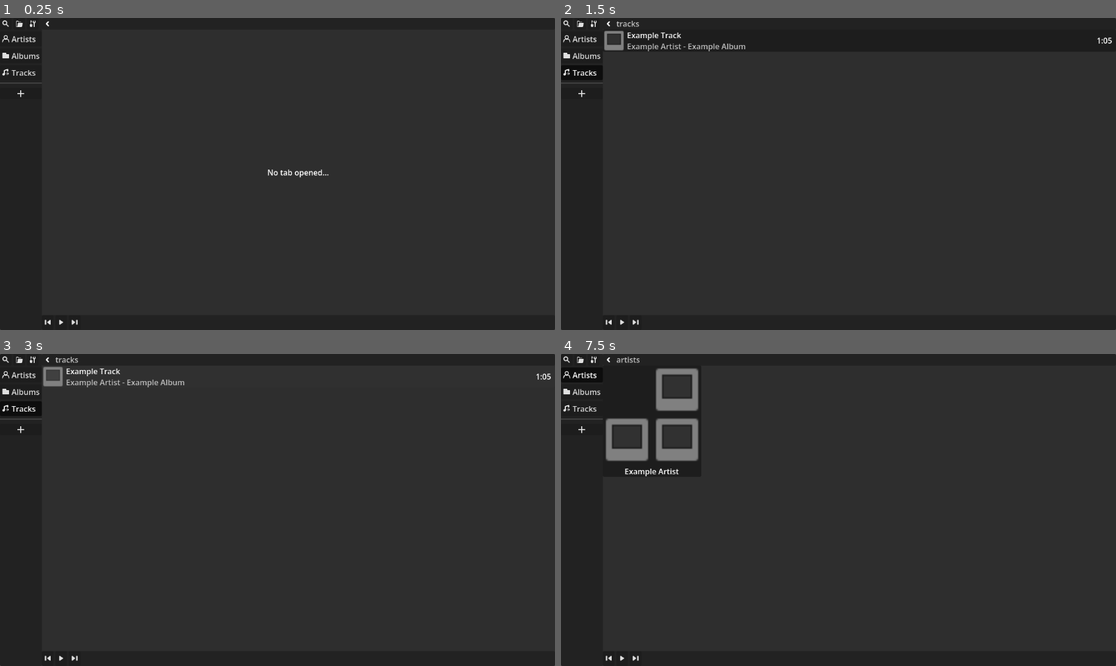
Above: before the commit, frames 1-4 (two rows, left to right).
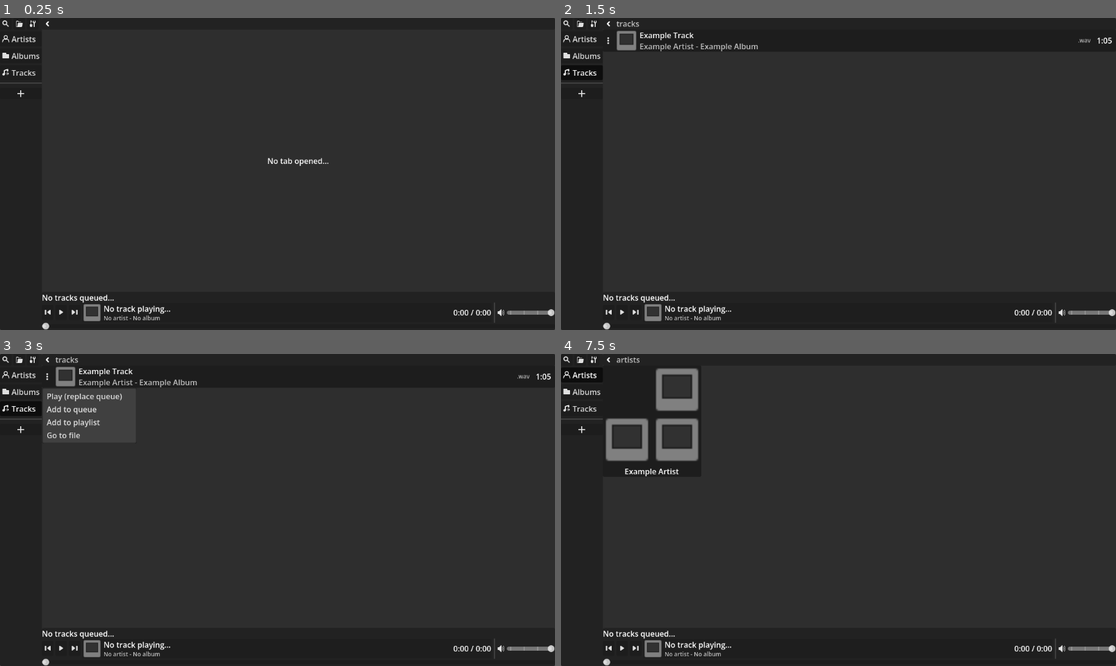
Above: after the commit, the same moments.

Repository: phosxd/Usable-Music-Player
Game: Godot game, scene res://Scenes/Main/main.tscn
The game is run twice, just before and just after one commit, with the same random seed, the same clock (stepped at 60 frames per second) and the same inputs.
Inputs (mouse positions are in pixels of both pictures, inside the frame that each line leads up to; where the layout moved, square brackets give the same spot in the first picture):
- Up to frame 1 (0.25 s): no input
- Up to frame 2 (1.5 s): click (594, 24) at 0.5 s; click "Tracks" at 1.25 s
- Up to frame 3 (3 s): click (299, 375) at 2 s; click (49, 375) at 2.77 s
- Up to frame 4 (7.5 s): click (849, 647) at 3.52 s; click (633, 647) [633, 659] at 4.25 s; click (633, 647) [633, 659] at 5 s; click (566, 360) at 5.75 s; click (577, 360) at 6.5 s; click "Artists" at 7.25 s

The runs differ from the first frame. In frame 1, 0.9% of the frame differs, in the area x 7-100%, y 44-100%; in frame 2, 1.3%; in frame 3, 1.8%, in the area x 7-100%, y 4-100%; in frame 4, 0.7%.

Commit message:
Add player bar.
- Added player bar (only UI, no functionality).
- Fixed signals not being connected n settings tab.
- Now shows track file format in tracks tab.
- Exclude file extension when assuming track title in `LibraryManager`.

Diff:
--- /dev/null
+++ b/Assets/Icons/audio.svg
@@ -0,0 +1 @@
+<svg xmlns="http://www.w3.org/2000/svg" xml:space="preserve" width="16" height="16" version="1.0" viewBox="0 0 2.4 2.4"><path fill="#e0e0e0" d="M1.252.15a.1.1 0 0 0-.082.03L.6.75H.318C.225.75.15.817.15.9v.6c0 .083.075.15.168.15H.6l.57.57c.066.067.18.02.18-.074V.256A.106.106 0 0 0 1.252.15" paint-order="markers stroke fill"/><path fill="none" stroke="#e0e0e0" stroke-linecap="round" stroke-linejoin="round" stroke-width=".165" d="M1.575.675c.45.525 0 1.05 0 1.05m.3-1.35c.675.825 0 1.65 0 1.65" paint-order="markers stroke fill"/></svg>
--- /dev/null
+++ b/Assets/Icons/options.svg
@@ -0,0 +1,39 @@
+<?xml version="1.0" encoding="UTF-8" standalone="no"?>
+<svg
+   width="16"
+   height="16"
+   version="1.1"
+   id="svg1"
+   sodipodi:docname="GuiTabMenu.svg"
+   inkscape:version="1.4.3 (0d15f75042, 2025-12-25)"
+   xmlns:inkscape="http://www.inkscape.org/namespaces/inkscape"
+   xmlns:sodipodi="http://sodipodi.sourceforge.net/DTD/sodipodi-0.dtd"
+   xmlns="http://www.w3.org/2000/svg"
+   xmlns:svg="http://www.w3.org/2000/svg">
+  <defs
+     id="defs1" />
+  <sodipodi:namedview
+     id="namedview1"
+     pagecolor="#ffffff"
+     bordercolor="#000000"
+     borderopacity="0.25"
+     inkscape:showpageshadow="2"
+     inkscape:pageopacity="0.0"
+     inkscape:pagecheckerboard="0"
+     inkscape:deskcolor="#d1d1d1"
+     inkscape:zoom="49.9375"
+     inkscape:cx="7.9899875"
+     inkscape:cy="8"
+     inkscape:window-width="1920"
+     inkscape:window-height="1008"
+     inkscape:window-x="0"
+     inkscape:window-y="0"
+     inkscape:window-maximized="1"
+     inkscape:current-layer="svg1" />
+  <path
+     fill="#e0e0e0"
+     fill-opacity=".4"
+     d="M8 0a2 2 0 0 0 0 4 2 2 0 0 0 0-4zm0 6a2 2 0 0 0 0 4 2 2 0 0 0 0-4zm0 6a2 2 0 0 0 0 4 2 2 0 0 0 0-4z"
+     id="path1"
+     style="fill:#ffffff;fill-opacity:1" />
+</svg>
--- a/Scenes/Main/main.tscn
+++ b/Scenes/Main/main.tscn
@@ -12,6 +12,11 @@
 [ext_resource type="Texture2D" uid="uid://1c5gdnkmyc1f" path="res://Assets/Icons/skip_backward.svg" id="9_hfg1r"]
 [ext_resource type="Texture2D" uid="uid://c13ui4j5ns70k" path="res://Assets/Icons/play.svg" id="10_4e4y2"]
 [ext_resource type="Texture2D" uid="uid://du3n6ypwltufy" path="res://Assets/Icons/skip_forward.svg" id="11_6t3k2"]
+[ext_resource type="Texture2D" uid="uid://clplu742fuo4d" path="res://Assets/Icons/texture.svg" id="13_6t3k2"]
+[ext_resource type="Texture2D" uid="uid://bkkmi7knca7st" path="res://Assets/Icons/audio.svg" id="14_vk4q2"]
+
+[sub_resource type="LabelSettings" id="LabelSettings_vk4q2"]
+font_size = 12
 
 [node name="Main" type="Control" unique_id=2008879500]
 layout_mode = 3
@@ -170,6 +175,11 @@
 layout_mode = 2
 size_flags_horizontal = 3
 
+[node name="_label" type="Label" parent="VBox/HBox/VBox/Player Bar/Player/Queue/Queue" unique_id=1342404503]
+layout_mode = 2
+size_flags_horizontal = 3
+text = "No tracks queued..."
+
 [node name="Controls" type="HBoxContainer" parent="VBox/HBox/VBox/Player Bar/Player" unique_id=1293503074]
 unique_name_in_owner = true
 layout_mode = 2
@@ -177,6 +187,7 @@
 [node name="Skip Backward" type="Button" parent="VBox/HBox/VBox/Player Bar/Player/Controls" unique_id=883856213]
 unique_name_in_owner = true
 layout_mode = 2
+size_flags_vertical = 4
 text = " "
 icon = ExtResource("9_hfg1r")
 icon_alignment = 1
@@ -184,6 +195,7 @@
 [node name="Play Pause" type="Button" parent="VBox/HBox/VBox/Player Bar/Player/Controls" unique_id=509900260]
 unique_name_in_owner = true
 layout_mode = 2
+size_flags_vertical = 4
 text = " "
 icon = ExtResource("10_4e4y2")
 icon_alignment = 1
@@ -191,9 +203,87 @@
 [node name="Skip Forward" type="Button" parent="VBox/HBox/VBox/Player Bar/Player/Controls" unique_id=340341016]
 unique_name_in_owner = true
 layout_mode = 2
+size_flags_vertical = 4
 text = " "
 icon = ExtResource("11_6t3k2")
 icon_alignment = 1
+
+[node name="Track Info" type="PanelContainer" parent="VBox/HBox/VBox/Player Bar/Player/Controls" unique_id=25253419]
+self_modulate = Color(1, 1, 1, 0)
+layout_mode = 2
+size_flags_horizontal = 3
+
+[node name="Open Current Track" type="Button" parent="VBox/HBox/VBox/Player Bar/Player/Controls/Track Info" unique_id=487400687]
+unique_name_in_owner = true
+self_modulate = Color(1, 1, 1, 0.78431374)
+layout_mode = 2
+
+[node name="HBox" type="HBoxContainer" parent="VBox/HBox/VBox/Player Bar/Player/Controls/Track Info" unique_id=2048716029]
+layout_mode = 2
+mouse_filter = 2
+
+[node name="Track Cover" type="TextureRect" parent="VBox/HBox/VBox/Player Bar/Player/Controls/Track Info/HBox" unique_id=775996927]
+unique_name_in_owner = true
+layout_mode = 2
+mouse_filter = 2
+texture = ExtResource("13_6t3k2")
+expand_mode = 2
+stretch_mode = 5
+
+[node name="VBox" type="VBoxContainer" parent="VBox/HBox/VBox/Player Bar/Player/Controls/Track Info/HBox" unique_id=214543257]
+layout_mode = 2
+size_flags_horizontal = 3
+mouse_filter = 2
+theme_override_constants/separation = 0
+
+[node name="Track Name" type="Label" parent="VBox/HBox/VBox/Player Bar/Player/Controls/Track Info/HBox/VBox" unique_id=1989536274]
+unique_name_in_owner = true
+layout_mode = 2
+text = "No track playing..."
+clip_text = true
+text_overrun_behavior = 5
+
+[node name="Artist Name" type="Label" parent="VBox/HBox/VBox/Player Bar/Player/Controls/Track Info/HBox/VBox" unique_id=1360542628]
+unique_name_in_owner = true
+self_modulate = Color(0.75, 0.75, 0.75, 1)
+layout_mode = 2
+text = "No artist - No album"
+label_settings = SubResource("LabelSettings_vk4q2")
+clip_text = true
+text_overrun_behavior = 5
+
+[node name="Current Track Length" type="Label" parent="VBox/HBox/VBox/Player Bar/Player/Controls/Track Info/HBox" unique_id=720579045]
+unique_name_in_owner = true
+layout_mode = 2
+text = "0:00 / 0:00"
+
+[node name="Sep 1" type="VSeparator" parent="VBox/HBox/VBox/Player Bar/Player/Controls" unique_id=1844514872]
+layout_mode = 2
+
+[node name="Audio Icon" type="TextureRect" parent="VBox/HBox/VBox/Player Bar/Player/Controls" unique_id=1636992296]
+layout_mode = 2
+texture = ExtResource("14_vk4q2")
+stretch_mode = 5
+
+[node name="Volume" type="HSlider" parent="VBox/HBox/VBox/Player Bar/Player/Controls" unique_id=1054243039]
+unique_name_in_owner = true
+custom_minimum_size = Vector2(100, 0)
+layout_mode = 2
+size_flags_vertical = 4
+value = 100.0
+tick_count = 4
+ticks_on_borders = true
+ticks_position = 3
+
+[node name="Progress" type="HBoxContainer" parent="VBox/HBox/VBox/Player Bar/Player" unique_id=1249537283]
+layout_mode = 2
+size_flags_horizontal = 3
+
+[node name="Play Progress" type="HSlider" parent="VBox/HBox/VBox/Player Bar/Player/Progress" unique_id=1646692005]
+unique_name_in_owner = true
+layout_mode = 2
+size_flags_horizontal = 3
+size_flags_vertical = 4
 
 [node name="Audio" type="AudioStreamPlayer" parent="." unique_id=219349854]
 unique_name_in_owner = true
--- a/Scenes/Tabs/Settings/settings.tscn
+++ b/Scenes/Tabs/Settings/settings.tscn
@@ -90,3 +90,10 @@
 layout_mode = 2
 tooltip_text = "Select directory"
 icon = ExtResource("2_dm7qj")
+
+[connection signal="pressed" from="VBox/Links/User Data" to="." method="_on_user_data_pressed"]
+[connection signal="pressed" from="VBox/Links/Source Code" to="." method="_on_source_code_pressed"]
+[connection signal="pressed" from="VBox/Links/Report Issue" to="." method="_on_report_issue_pressed"]
+[connection signal="text_changed" from="VBox/Library/Library Path" to="." method="_on_library_path_text_changed"]
+[connection signal="pressed" from="VBox/Library/Rescan Library" to="." method="_on_rescan_library_pressed"]
+[connection signal="pressed" from="VBox/Library/Select Library" to="." method="_on_select_library_pressed"]
--- a/Scenes/Tabs/Tracks/card.gd
+++ b/Scenes/Tabs/Tracks/card.gd
@@ -3,11 +3,12 @@
 signal selected
 
 
-func init(track_name:String, track_length:float, album_name:String, artist_name:String, cover:ImageTexture) -> void:
+func init(track_name:String, track_path:String, track_length:float, album_name:String, artist_name:String, cover:ImageTexture) -> void:
 	%Name.text = track_name
 	%Artist.text = '%s - %s' % [artist_name, album_name]
 	var track_length_remainder := int(fmod(track_length,60))
 	%Length.text = '%s:%s' % [int(track_length/60), ('0' if track_length_remainder < 10 else '') + str(track_length_remainder)]
+	%Format.text = '.%s' % track_path.split('.')[-1].to_lower()
 	if cover:
 		%Image.texture = cover
 
--- a/Scenes/Tabs/Tracks/card.tscn
+++ b/Scenes/Tabs/Tracks/card.tscn
@@ -1,7 +1,11 @@
 [gd_scene format=3 uid="uid://wl3vx05t4mx8"]
 
 [ext_resource type="Script" uid="uid://crd0eykqnn4b0" path="res://Scenes/Tabs/Tracks/card.gd" id="1_pbwpk"]
+[ext_resource type="Texture2D" uid="uid://bup81pbj7sl2i" path="res://Assets/Icons/options.svg" id="2_1pull"]
 [ext_resource type="Texture2D" uid="uid://clplu742fuo4d" path="res://Assets/Icons/texture.svg" id="2_57cvb"]
+
+[sub_resource type="LabelSettings" id="LabelSettings_pbwpk"]
+font_size = 12
 
 [node name="Card" type="PanelContainer" unique_id=927718466]
 anchors_preset = 10
@@ -16,7 +20,21 @@
 [node name="HBox" type="HBoxContainer" parent="." unique_id=387191703]
 layout_mode = 2
 mouse_filter = 2
-theme_override_constants/separation = 4
+
+[node name="Options" type="MenuButton" parent="HBox" unique_id=1343021557]
+unique_name_in_owner = true
+layout_mode = 2
+theme_override_constants/icon_max_width = 14
+icon = ExtResource("2_1pull")
+item_count = 4
+popup/item_0/text = "Play (replace queue)"
+popup/item_0/id = 0
+popup/item_1/text = "Add to queue"
+popup/item_1/id = 3
+popup/item_2/text = "Add to playlist"
+popup/item_2/id = 2
+popup/item_3/text = "Go to file"
+popup/item_3/id = 1
 
 [node name="Image" type="TextureRect" parent="HBox" unique_id=581354418]
 unique_name_in_owner = true
@@ -52,12 +70,23 @@
 clip_text = true
 text_overrun_behavior = 5
 
+[node name="Format" type="Label" parent="HBox" unique_id=1648349056]
+unique_name_in_owner = true
+self_modulate = Color(0.75, 0.75, 0.75, 1)
+layout_mode = 2
+text = ".wav"
+label_settings = SubResource("LabelSettings_pbwpk")
+
+[node name="Sep 1" type="VSeparator" parent="HBox" unique_id=1248280519]
+self_modulate = Color(1, 1, 1, 0)
+layout_mode = 2
+
 [node name="Length" type="Label" parent="HBox" unique_id=369639375]
 unique_name_in_owner = true
 layout_mode = 2
 text = "0:00"
 
-[node name="Sep" type="VSeparator" parent="HBox" unique_id=1825734486]
+[node name="Sep 2" type="VSeparator" parent="HBox" unique_id=1825734486]
 self_modulate = Color(1, 1, 1, 0)
 layout_mode = 2
 
--- a/Scenes/Tabs/Tracks/tracks.gd
+++ b/Scenes/Tabs/Tracks/tracks.gd
@@ -14,12 +14,12 @@
 			var album:Dictionary = LibraryManager.database.artists[artist_name].albums[album_name]
 			for track in album.tracks:
 				if track is not Dictionary: continue
-				add_card(track.title, track.length, album_name, artist_name, album.cover, _on_track_selected.bind(track.path))
+				add_card(track.title, track.path, track.length, album_name, artist_name, album.cover, _on_track_selected.bind(track.path))
 
 
-func add_card(track_name:String, track_length:float, album_name:String, artist_name:String, album_cover, callback:Callable) -> void:
+func add_card(track_name:String, track_path:String, track_length:float, album_name:String, artist_name:String, album_cover, callback:Callable) -> void:
 	var card:Control = card_scene.instantiate()
-	card.init(track_name, track_length, album_name, artist_name, album_cover)
+	card.init(track_name, track_path, track_length, album_name, artist_name, album_cover)
 	card.selected.connect(callback)
 	%Grid.add_child(card)
 
--- a/Scripts/LibraryManager.gd
+++ b/Scripts/LibraryManager.gd
@@ -113,7 +113,7 @@
 	var track_number := metadata.track_no
 	if artist.is_empty(): artist = 'UNKNOWN'
 	if album.is_empty(): album = 'UNKNOWN'
-	if track_title.is_empty(): track_title = path.split('/')[-1]
+	if track_title.is_empty(): track_title = path.split('/')[-1].split('.')[0]
 	# Add to database.
 	var db_artist:Dictionary = database.artists.get_or_add(artist, {'albums':{}})
 	var db_album:Dictionary = db_artist.albums.get_or_add(album, {
Not shown, added: Assets/Icons/audio.svg.import
Not shown, added: Assets/Icons/options.svg.import
